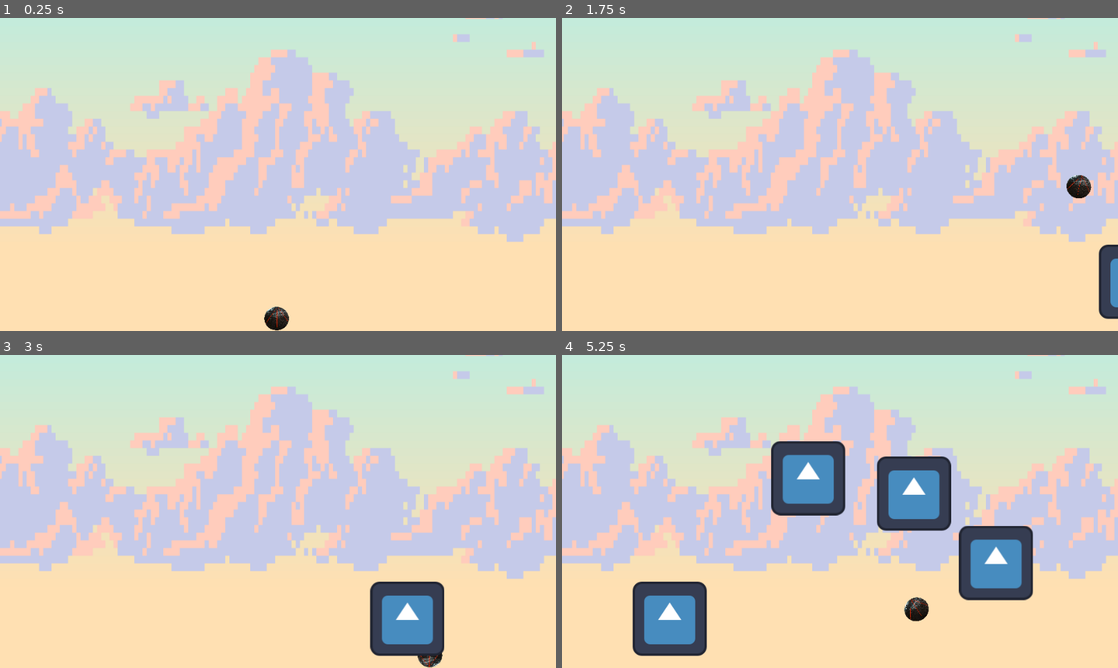
Above: before the commit, frames 1-4 (two rows, left to right).
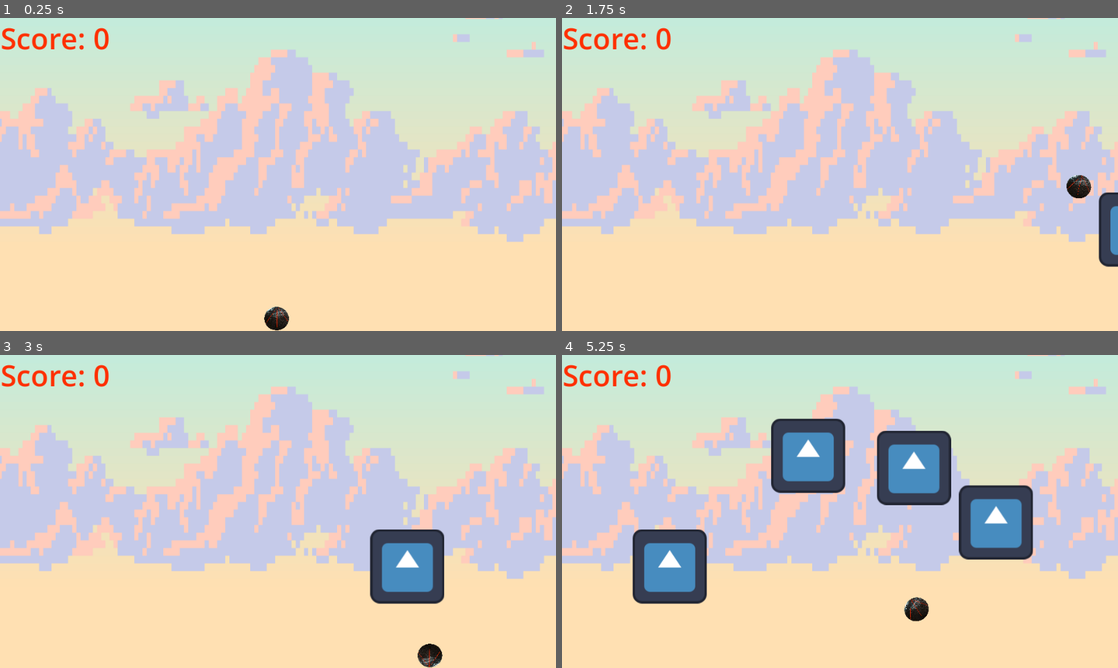
Above: after the commit, the same moments.

Repository: terebigeemu/utsjam
Game: Godot game, scene res://main.tscn
Same seed, same stepped clock (60 frames per second), same inputs: the game is played once before the commit and once after it. The engine's default icon, where the game draws it, is replaced by a stand-in: a white triangle on a blue panel in a dark square.
Inputs (mouse positions are in pixels of both pictures, inside the frame that each line leads up to):
- Up to frame 1 (0.25 s): no input
- Up to frame 2 (1.75 s): tap Enter at 0.5 s; move the mouse to (962, 158) at 0.52 s; click (962, 158) at 0.6 s; move the mouse to (728, 190) at 1.27 s; click (728, 190) at 1.35 s
- Up to frame 3 (3 s): move the mouse to (333, 442) at 2.02 s; click (333, 442) at 2.1 s; move the mouse to (250, 574) at 2.77 s; click (250, 574) at 2.85 s
- Up to frame 4 (5.25 s): move the mouse to (1006, 558) at 3.52 s; click (1006, 558) at 3.6 s; move the mouse to (673, 464) at 4.27 s; click (673, 464) at 4.35 s; move the mouse to (867, 511) at 5.02 s; click (867, 511) at 5.1 s

The runs differ from the first frame. In frame 1, 0.5% of the frame differs, in the area x 0-20%, y 3-11%; in frame 2, 1.8%; in frame 3, 5.6%; in frame 4, 16%, in the area x 0-85%, y 3-97%.

Commit message:
Score UI

Diff:
--- a/Scripts/BirdFly.gd
+++ b/Scripts/BirdFly.gd
@@ -2,6 +2,7 @@
 
 @export var minHeight: float
 @export var maxHeight: float
+
 
 var speed: float
 
--- a/bird.tscn
+++ b/bird.tscn
@@ -1,10 +1,20 @@
 [gd_scene format=3 uid="uid://bypqdc5f4ki48"]
 
 [ext_resource type="Texture2D" uid="uid://blgtiau6punar" path="res://icon.svg" id="1_g5k2s"]
-[ext_resource type="Script" uid="uid://b4rcsouhp5joj" path="res://Scripts/BirdFly.gd" id="2_crnqq"]
+[ext_resource type="Script" uid="uid://b4rcsouhp5joj" path="res://scripts/BirdFly.gd" id="2_crnqq"]
+
+[sub_resource type="PhysicsMaterial" id="PhysicsMaterial_crnqq"]
+
+[sub_resource type="RectangleShape2D" id="RectangleShape2D_crnqq"]
 
 [node name="Bird" type="Sprite2D" unique_id=119243533]
 texture = ExtResource("1_g5k2s")
 script = ExtResource("2_crnqq")
 minHeight = 30.0
-maxHeight = 500.0
+maxHeight = 400.0
+
+[node name="RigidBody2D" type="RigidBody2D" parent="." unique_id=1135741842]
+physics_material_override = SubResource("PhysicsMaterial_crnqq")
+
+[node name="CollisionShape2D" type="CollisionShape2D" parent="RigidBody2D" unique_id=536386100]
+shape = SubResource("RectangleShape2D_crnqq")
--- a/main.tscn
+++ b/main.tscn
@@ -1,9 +1,10 @@
 [gd_scene format=3 uid="uid://bp5n2hn8cepcm"]
 
-[ext_resource type="Script" uid="uid://bx7uyi0cx4q3a" path="res://Scripts/Timers.gd" id="1_1bvp3"]
+[ext_resource type="Script" uid="uid://bx7uyi0cx4q3a" path="res://scripts/Timers.gd" id="1_1bvp3"]
 [ext_resource type="Texture2D" uid="uid://b1wpcnfxd63w3" path="res://assets/SkyPlaceholder.png" id="1_ig7tw"]
 [ext_resource type="Script" uid="uid://cim3sjeowg583" path="res://scripts/ball.gd" id="2_h2yge"]
 [ext_resource type="Texture2D" uid="uid://os3agvkoylkn" path="res://assets/CannonBallPlaceHolder.png" id="3_1bvp3"]
+[ext_resource type="Script" uid="uid://di7voyg60yrjm" path="res://score.gd" id="5_lquwl"]
 
 [sub_resource type="PhysicsMaterial" id="PhysicsMaterial_lquwl"]
 rough = true
@@ -100,4 +101,13 @@
 [node name="SpawnTimer" type="Timer" parent="." unique_id=287849705]
 process_callback = 0
 
+[node name="Score" type="Label" parent="." unique_id=422653913]
+offset_left = 1.0
+offset_right = 138.3913
+offset_bottom = 79.0
+theme_override_colors/font_color = Color(1, 0.18431373, 0, 1)
+theme_override_font_sizes/font_size = 50
+script = ExtResource("5_lquwl")
+
+[connection signal="body_entered" from="Ball" to="Ball" method="_on_body_entered"]
 [connection signal="timeout" from="SpawnTimer" to="." method="_on_spawn_timer_timeout"]
--- a/project.godot
+++ b/project.godot
@@ -12,7 +12,7 @@
 
 config/name="utsjam"
 run/main_scene="uid://bp5n2hn8cepcm"
-config/features=PackedStringArray("4.7", "GL Compatibility")
+config/features=PackedStringArray("4.6", "GL Compatibility")
 config/icon="res://icon.svg"
 
 [autoload]
@@ -27,6 +27,10 @@
 window/stretch/aspect="expand"
 window/dpi/allow_hidpi=false
 
+[editor_plugins]
+
+enabled=PackedStringArray("res://addons/random_timer/plugin.cfg")
+
 [input]
 
 launch={
@@ -34,10 +38,6 @@
 "events": [Object(InputEventMouseButton,"resource_local_to_scene":false,"resource_name":"","device":-1,"window_id":0,"a …(258 unchanged characters)…
 ]
 }
-
-[editor_plugins]
-
-enabled=PackedStringArray("res://addons/random_timer/plugin.cfg")
 
 [physics]
 
--- /dev/null
+++ b/score.gd
@@ -0,0 +1,7 @@
+extends Label
+
+func _process(delta):
+	self.text = "Score: " + str(Globals.score)
+
+# Add the following code when the ball collides with a bird
+# Globals.score += (150 * numOfBirds)
--- a/scripts/globals.gd
+++ b/scripts/globals.gd
@@ -1,5 +1,6 @@
 extends Node2D
 
+var score = 0
 # top tier code ftw
 # written by adrian
 
Not shown, added: score.gd.uid
